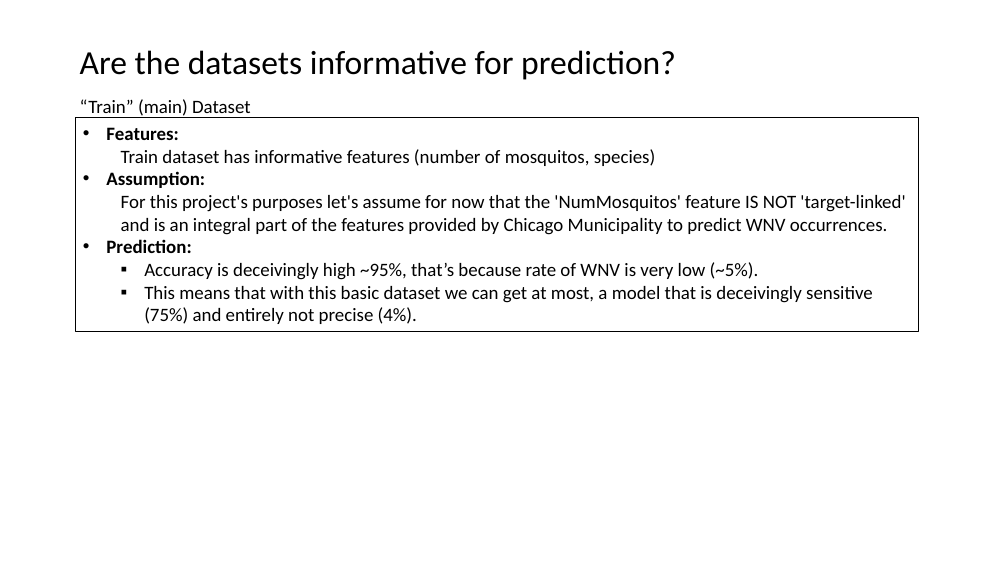
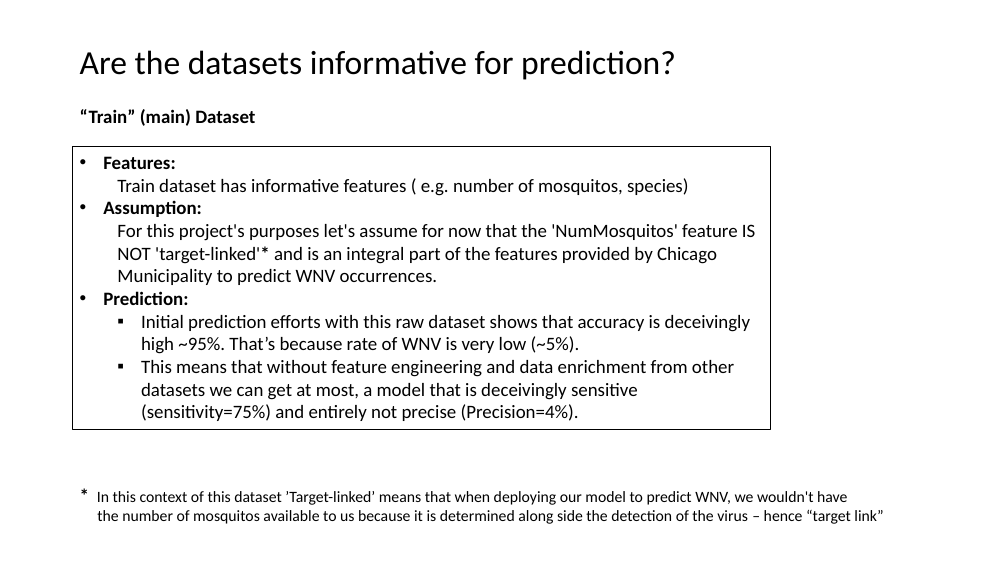
Before and after one commit to Erolino/WestNileVirus_Detection, a slide deck: slide 4 of WNV_Detection_Biz_Deck.pptx. Drawn at 1008x567 pixels with LibreOffice and Linux fonts; fonts in the diff are those of the drawing. Boxes give left, top, right and bottom in pixels: in the first picture for what was removed or moved away, otherwise in the second. Text is boxed around its words. In the diff, an @@ line names an element or a change of style, - is before the commit and + after.

Commit message:
ppts

```diff
--- a/WNV_Detection_Biz_Deck.pptx
+++ b/WNV_Detection_Biz_Deck.pptx
@@ text "“Train” (main) Dataset": place and size @@
-text "“Train” (main) Dataset" at <box>80,99,251,118</box>
+text "“Train” (main) Dataset" at <box>80,109,255,126</box>
@@ text "“Train” (main) Dataset" at <box>80,109,255,126</box>: bold on @@
@@ rectangle "Features:": place and size @@
-rectangle "Features:" at <box>76,118,920,332</box>
+rectangle "Features:" at <box>73,147,771,430</box>
@@ text in rectangle at <box>117,178,688,196</box>: text changed @@
-  Train dataset has informative features (number of mosquitos, species)
+  Train dataset has informative features ( e.g. number of mosquitos, species)
@@ text in rectangle at <box>117,224,755,285</box>: text changed @@
-  For this project's purposes let's assume for now that the 'NumMosquitos' feature IS NOT 'target-linked' and is an integral part of the features provided by Chicago Municipality to predict WNV occurrences.
+  For this project's purposes let's assume for now that the 'NumMosquitos' feature IS NOT 'target-linked'* and is an integral part of the features provided by Chicago Municipality to predict WNV occurrences.
@@ text in rectangle at <box>141,315,751,421</box>: text changed @@
-  ▪ Accuracy is deceivingly high ~95%, that’s because rate of WNV is very low (~5%).
-  ▪ This means that with this basic dataset we can get at most, a model that is deceivingly sensitive (75%) and entirely not precise (4%).
+  ▪ Initial prediction efforts with this raw dataset shows that accuracy is deceivingly high ~95%. That’s because rate of WNV is very low (~5%).
+  ▪ This means that without feature engineering and data enrichment from other datasets we can get at most, a model that is deceivingly sensitive (sensitivity=75%) and entirely not precise (Precision=4%).
@@ text added at <box>97,491,883,524</box>, 15 pt, text #000000 @@
+* In this context of this dataset ’Target-linked’ means that when deploying our model to predict WNV, we wouldn't have
+the number of mosquitos available to us because it is determined along side the detection of the virus – hence “target link”
```
Also in this commit, not shown: 3 other slides changed, 1 other file.
